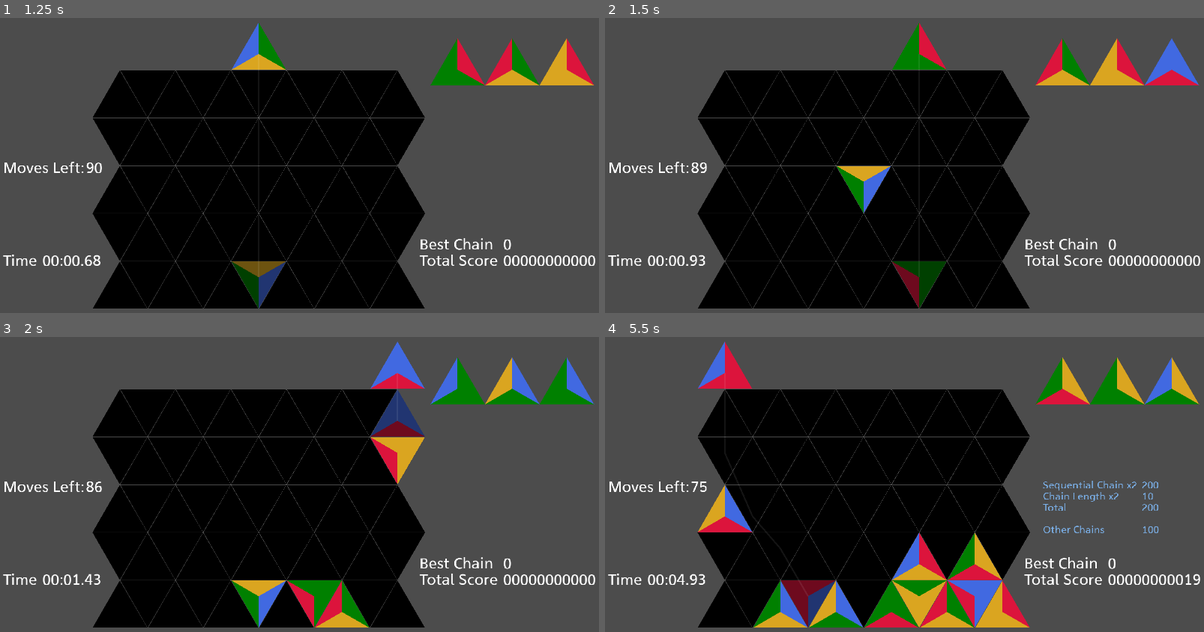
Above: before the commit, frames 1-4 (two rows, left to right).
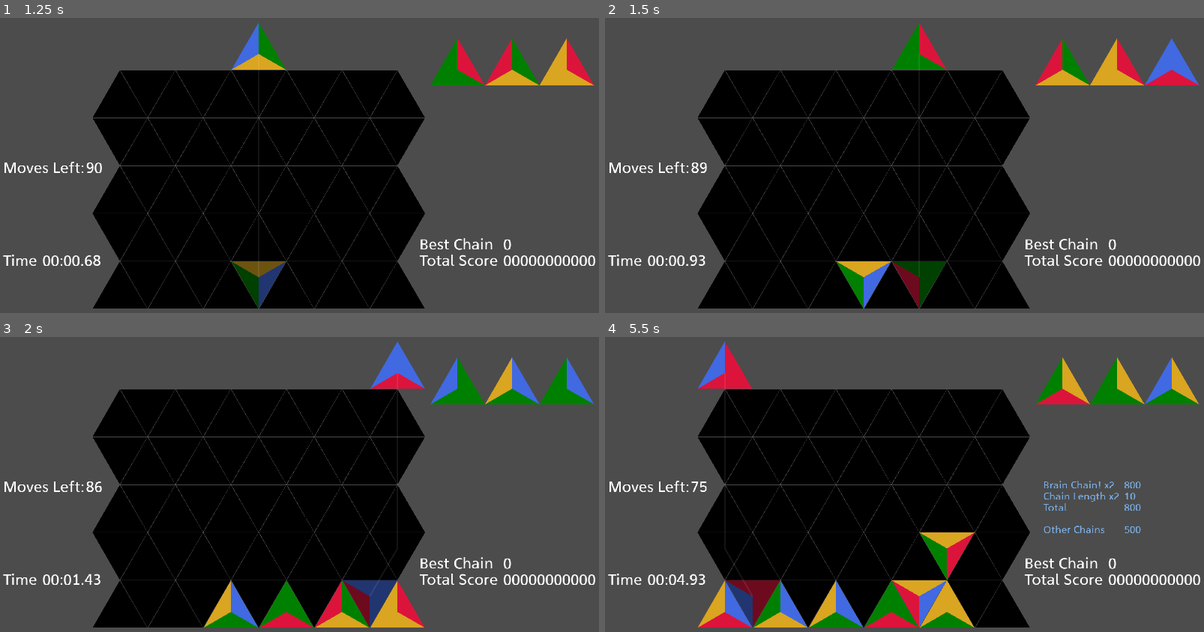
Above: after the commit, the same moments.

Repository: BoatsandJoes/tri-twist
Game: Godot game, scene res://scenes/ui/MainMenu.tscn
Two runs of this game, one before a commit and one after it. Both use one fixed random seed, a clock stepped at 60 frames per second and the inputs below.
Inputs:
- Up to frame 1 (1.25 s): click "Take your time" at 0.5 s
- Up to frame 2 (1.5 s): tap Enter (ui_accept) at 1.25 s; hold D (right) from 1.28 s (still down); hold Tab (ui_focus_next) from 1.28 s (still down)
- Up to frame 3 (2 s): keep holding D (right); keep holding Tab (ui_focus_next); tap Enter (ui_accept) at 1.52, 1.82 s; tap Space (ui_select) at 1.55 s
- Up to frame 4 (5.5 s): release D (right) at 2.03 s; release Tab (ui_focus_next) at 2.03 s; hold Down (ui_down) 2.03-2.78 s; tap Space (ui_select) at 2.1, 3.8 s; tap Enter (ui_accept) at 2.27, 2.3, 2.57, 3.77, 4.07, 4.52, 4.55, 4.82, 5.27 s; hold D (right) 2.78-3.53 s; hold Enter (ui_accept) 2.78-3.53 s; tap Tab (ui_focus_next) at 3.05, 5.1 s; hold Up (ui_up) 3.53-4.28 s; tap Keypad 6 (clockwise) at 3.6 s; hold Keypad 7 (counterclockwise) 4.28-5.03 s; hold A (left) from 4.28 s (still down)

Frame 1 is identical in both runs. In frame 2, 1.5% of the frame differs, in the area x 38-48%, y 50-99%; in frame 3, 5.9%; in frame 4, 9.2%, in the area x 15-100%, y 48-99%.

Commit message:
Added hard drop. Reduced default gravity a little to make Zangimoves easier.

Diff:
--- a/scenes/GameGrid.gd
+++ b/scenes/GameGrid.gd
@@ -76,6 +76,9 @@
 			neighborDirection, grid[0][0].Direction.VERTICAL, true)
 	return true
 
+func hard_drop(piece: TriangleCell):
+	grid[piece.rowIndex][piece.columnIndex].spawn_piece(piece)
+
 # Gets the position in which to draw the cell with the passed indices
 func get_position_for_cell(rowIndex: int, columnIndex: int, flipped: bool) -> Vector2:
 	var result = Vector2(columnIndex * (cellSize/2 + margin) + window.size[0]/5,
--- a/scenes/GameScene.gd
+++ b/scenes/GameScene.gd
@@ -56,7 +56,8 @@
 	hud.get_node("HBoxContainer/VBoxContainer2/MoveCount").make_move()
 
 func _on_gameGrid_tumble():
-	hud.get_node("HBoxContainer/VBoxContainer/ScoreDisplay").increment_score(1)
+	pass
+	#hud.get_node("HBoxContainer/VBoxContainer/ScoreDisplay").increment_score(1) Turned off because of hard drop
 
 func _on_HUD_end_game():
 	# Freeze input
--- a/scenes/Mode1.gd
+++ b/scenes/Mode1.gd
@@ -4,7 +4,7 @@
 # Called when the node enters the scene tree for the first time.
 func _ready():
 	triangleDropper.gameGrid.toggle_chain_mode(false)
-	triangleDropper.gameGrid.set_gravity(0.1)
+	triangleDropper.gameGrid.set_gravity(0.2)
 	hud.set_move_limit(90)
 
 func restart():
--- a/scenes/Mode2.gd
+++ b/scenes/Mode2.gd
@@ -4,7 +4,7 @@
 # Called when the node enters the scene tree for the first time.
 func _ready():
 	triangleDropper.gameGrid.toggle_chain_mode(true)
-	triangleDropper.gameGrid.set_gravity(0.05)
+	triangleDropper.gameGrid.set_gravity(0.2)
 	hud.set_time_limit(2, 0)
 
 # Called every frame. 'delta' is the elapsed time since the previous frame.
--- a/scenes/TriangleCell.gd
+++ b/scenes/TriangleCell.gd
@@ -103,6 +103,11 @@
 	verticalColor = vertical
 	update_colors_visually()
 
+func spawn_piece(piece: TriangleCell):
+	set_colors(piece.leftColor, piece.rightColor, piece.verticalColor)
+	after_fill_checks(true, get_parent().get_neighbor(rowIndex, columnIndex, Direction.LEFT),
+	get_parent().get_neighbor(rowIndex, columnIndex, Direction.RIGHT))
+
 func fill_from_neighbor(neighborLeftColor: int, neighborRightColor: int, neighborVerticalColor: int, direction: int,
 		tumblingDirection: int, droppingFromActive: bool):
 	isDroppingFromActive = droppingFromActive
@@ -145,6 +150,9 @@
 			enter_falling_state(Direction.LEFT)
 		else:
 			enter_falling_state(Direction.RIGHT)
+	after_fill_checks(droppingFromActive, leftNeighbor, rightNeighbor)
+
+func after_fill_checks(droppingFromActive: bool, leftNeighbor, rightNeighbor):
 	# Check for enclosed areas.
 	if (!is_marked_for_clear()):
 		# XXX there is technically still a race condition here, but it's a narrow window. This piece would be double counted
@@ -599,3 +607,5 @@
 		else:
 			# We have come to rest.
 			tumbleDirection = Direction.VERTICAL
+			# We may be the victim of a Zangimove
+			check_for_clear([])
--- a/scenes/TriangleDropper.gd
+++ b/scenes/TriangleDropper.gd
@@ -89,13 +89,14 @@
 			activePiece.set_colors(activePiece.verticalColor, activePiece.leftColor, activePiece.rightColor)
 		elif event.is_action_pressed("counterclockwise"):
 			activePiece.set_colors(activePiece.rightColor, activePiece.verticalColor, activePiece.leftColor)
-		elif (event.is_action_pressed("ui_accept") || event.is_action_pressed("ui_select") ||
-		event.is_action_pressed("ui_down") || event.is_action_pressed("ui_up")):
+		elif event.is_action_pressed("ui_down"):
 			var accepted = gameGrid.drop_piece(activePiece, true)
 			if accepted:
 				advance_piece()
-		elif (event.is_action_pressed("ui_focus_next")):
-			$Label.visible = false
+		elif ((event.is_action_pressed("ui_accept") || event.is_action_pressed("ui_select") || event.is_action_pressed("ui_up"))
+		&& ghostPiece.visible):
+			gameGrid.hard_drop(ghostPiece)
+			advance_piece()
 
 func set_drop_timer(value):
 	if value == 0:
Not shown, changed: notes/known bugs.txt
